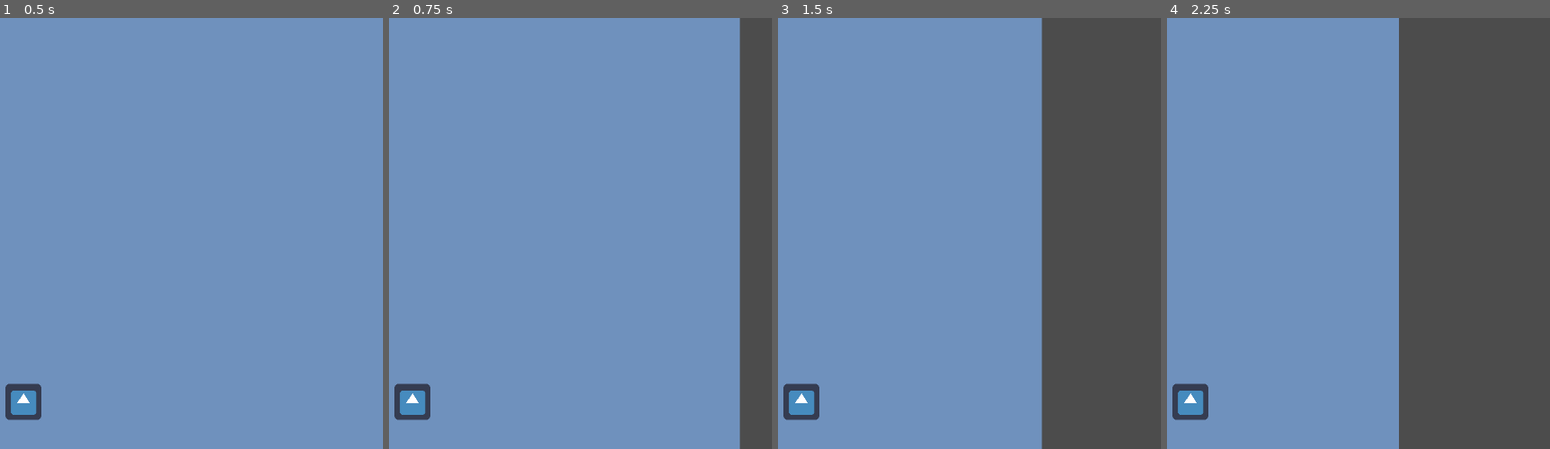
Above: before the commit, frames 1-4 (left to right).
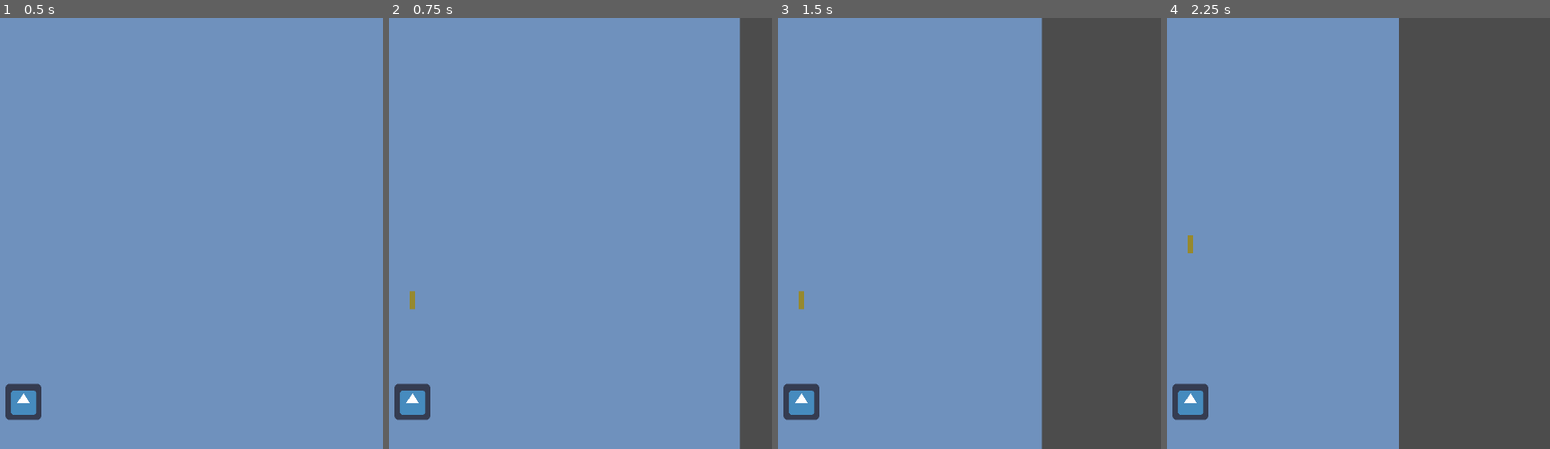
Above: after the commit, the same moments.

Repository: CyanideGourmet/River-Raid-Remake
Game: Godot game, scene res://scenes/Main.tscn
The game is run twice, just before and just after one commit, with the same random seed, the same clock (stepped at 60 frames per second) and the same inputs. The project has no main scene, so this scene is started directly. The engine's default icon, where the game draws it, is replaced by a stand-in: a white triangle on a blue panel in a dark square.
Inputs:
- Up to frame 1 (0.5 s): no input
- Up to frame 2 (0.75 s): tap Enter at 0.5 s; hold Right (ui_right) from 0.53 s (still down); tap Space (ui_select) at 0.6 s
- Up to frame 3 (1.5 s): tap Space (ui_select) at 0.77, 1.07, 1.35 s; release Right (ui_right) at 1.28 s; hold Down (ui_down) from 1.28 s (still down)
- Up to frame 4 (2.25 s): tap Space (ui_select) at 1.52, 1.82, 2, 2.1 s; release Down (ui_down) at 2.03 s; hold Right (ui_right) from 2.03 s (still down)

Frame 1 is identical in both runs. In frame 2, less than 0.1% of the frame differs, in the area x 5-7%, y 63-68%; in frame 3, less than 0.1%; in frame 4, less than 0.1%.

Commit message:
Weapon functionality update
Teraz gracz może wystrzeliwać pocisk, który znika po przebycie określonej odległości lub po zderzeniu. Tylko jeden pocisk może być na mapie w danym momencie, co jest możliwe do zmienienia. Dodatkowo ogólne poprawki natury programistycznej.

Diff:
--- /dev/null
+++ b/scenes/Bullet.tscn
@@ -0,0 +1,19 @@
+[gd_scene load_steps=4 format=2]
+
+[ext_resource path="res://scripts/Bullet.gd" type="Script" id=1]
+[ext_resource path="res://assets/bullet.png" type="Texture" id=2]
+
+[sub_resource type="RectangleShape2D" id=1]
+extents = Vector2( 5.00362, 15.9956 )
+
+[node name="Bullet" type="KinematicBody2D"]
+script = ExtResource( 1 )
+__meta__ = {
+"_edit_group_": true
+}
+
+[node name="Sprite" type="Sprite" parent="."]
+texture = ExtResource( 2 )
+
+[node name="CollisionShape2D" type="CollisionShape2D" parent="."]
+shape = SubResource( 1 )
--- a/scenes/Player.tscn
+++ b/scenes/Player.tscn
@@ -4,9 +4,13 @@
 [ext_resource path="res://icon.png" type="Texture" id=2]
 
 [sub_resource type="RectangleShape2D" id=1]
+extents = Vector2( 8.76588, 30.2562 )
 
 [node name="Player" type="KinematicBody2D"]
 script = ExtResource( 1 )
+__meta__ = {
+"_edit_group_": true
+}
 
 [node name="Sprite" type="Sprite" parent="."]
 texture = ExtResource( 2 )
--- /dev/null
+++ b/scripts/Bullet.gd
@@ -0,0 +1,19 @@
+extends KinematicBody2D
+
+var velocity = Vector2(0, -1000)
+var starting_position
+signal bullet_freed
+
+func _ready():
+	position.y -= 64
+	starting_position = position
+
+func _physics_process(delta):
+	if abs(position.y) - abs(starting_position.y) > 500:
+		emit_signal("bullet_freed")
+		queue_free()
+	position += velocity * delta
+
+func _on_Bullet_body_entered(body):
+	emit_signal("bullet_freed")
+	queue_free()
--- a/scripts/MapSlice.gd
+++ b/scripts/MapSlice.gd
@@ -3,5 +3,5 @@
 export var level_size = 6895
 
 func _on_MapSlice_body_exited(body):
-	if body == get_tree().get_root().get_node("Main").find_node("Player"):
+	if body == get_parent().find_node("Player"):
 		position.y -= 2 * level_size
--- a/scripts/MapSlice2.gd
+++ b/scripts/MapSlice2.gd
@@ -3,5 +3,5 @@
 export var level_size = 6895
 
 func _on_MapSlice2_body_exited(body):
-	if body == get_tree().get_root().get_node("Main").find_node("Player"):
+	if body == get_parent().find_node("Player"):
 		position.y -= 2 * level_size
--- a/scripts/Player.gd
+++ b/scripts/Player.gd
@@ -5,12 +5,15 @@
 export var max_forward_speed = 800
 export var min_forward_speed = 150
 export var acceleration_speed = 20
+
 var camera_pos
+var ammo = 1
+var Bullet = preload("res://scenes/Bullet.tscn")
 
 func _ready():
 	camera_pos = $Camera.position
 
-func _physics_process(delta):
+func get_input():
 	var velocity = Vector2()
 	if Input.is_action_pressed("ui_left"):
 		velocity.x -= 1
@@ -20,10 +23,21 @@
 		forward_speed += acceleration_speed
 	if Input.is_action_pressed("ui_down") and forward_speed > min_forward_speed:
 		forward_speed -= acceleration_speed
-	velocity.y -= 1
+	if Input.is_action_just_pressed("ui_select") and ammo > 0:
+		var bullet = Bullet.instance()
+		add_child(bullet)
+		bullet.connect("bullet_freed", self, "_on_bullet_freed")
+		ammo -= 1
+	return velocity
+
+func _physics_process(delta):
+	var velocity = get_input() + Vector2(0, -1)
 	if velocity.length() > 0:
 		velocity = velocity.normalized()
 		velocity.x *= movement_speed
 		velocity.y *= forward_speed
 	position += velocity * delta
 	position.x = clamp(position.x, camera_pos.x, camera_pos.x + 1280)
+
+func _on_bullet_freed():
+	ammo += 1
Binary file added: assets/bullet.png
